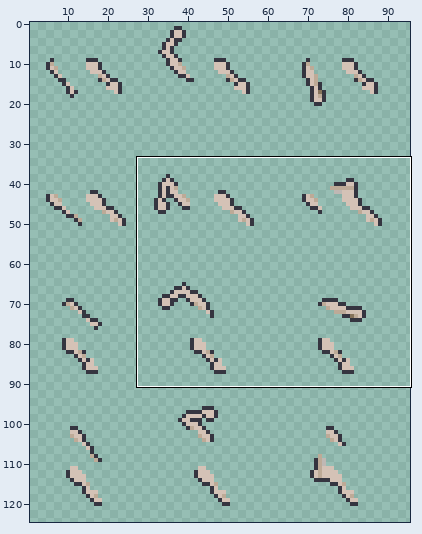
Pixel-art file -- Sprites/Player/Arms/player_arms.ase. Above, an overview of the earlier version with the close-up marked.
Close-up. Earlier state:
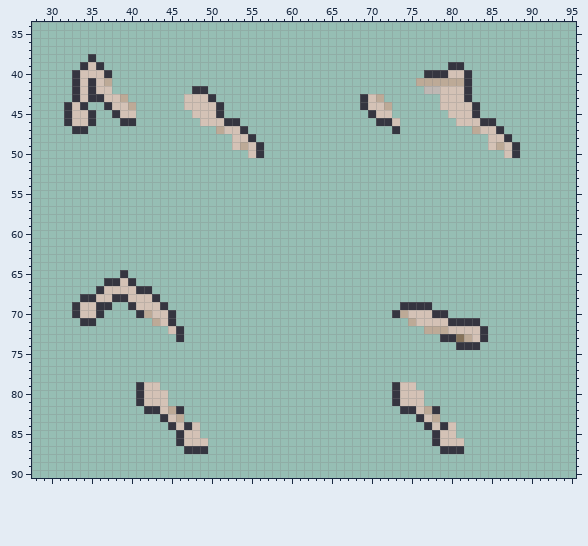
96x128 pixels, 1 frame. Shown: x 28..95, y 34..90. The wide view leaves out empty margins.
New version:
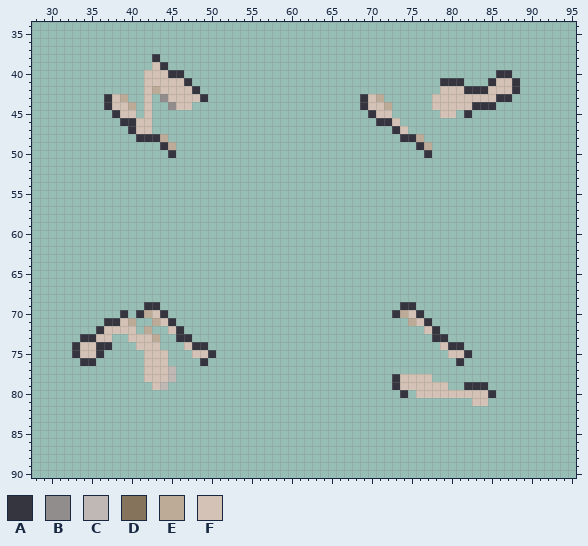
Palette (. is transparent): A #353540  B #918d8d  C #bfb8b4  D #86735b  E #bdaa97  F #d4c2b6
The edit:
Layers "Layer 4", "Layer 3":
y 38: x 35 A -> .; x 43 . -> A
y 39: x 34..36 AFA -> ...; x 43..44 .. -> FA; x 80..81 AA -> ..
y 40: x 33..37 AFFFA -> .....; x 42..46 ..... -> FFFAA; x 77..82 AAAFFA -> ......; x 86..87 .. -> AA
y 41: x 33..37 AFAFE -> .....; x 42..47 ...... -> FFFFFA; x 76..82 EEEEEEA -> ...AAA.; x 85..88 .... -> AFFA
y 42: x 33..37 AFAFF -> .....; x 42..47 ...... -> FEFFFF; x 49 A -> .; x 77..78 CC -> ..; x 83..88 ...... -> AAFFFA
y 43: x 33..37 AFAAF -> ....A; x 42 . -> F; x 44..46 ... -> BFF; x 49..50 FA -> A.; x 78 . -> F; x 82..87 A..... -> FFFFAA
y 44: x 32..34 AFA -> ...; x 42 . -> F; x 45..46 .. -> BF; x 48..51 FFFA -> ....; x 78 . -> F; x 84..85 .. -> AA
y 45: x 32..35 AFFA -> ....; x 42 . -> F; x 48..51 FFFA -> ....; x 79 . -> F; x 81..83 FFA -> .A.
y 46: x 32..35 AFFA -> ....; x 41..42 .. -> FF; x 49..53 FFFAA -> .....; x 81..85 FFFAA -> .....
y 47: x 33..34 AA -> ..; x 40..42 ... -> AFF; x 51..54 EFFA -> ....; x 74 . -> F; x 83..86 EFFA -> ....
y 48: x 41..44 .... -> AAAE; x 53..55 FFA -> ...; x 74..76 ... -> AAE; x 85..87 FFA -> ...
y 49: x 44..45 .. -> AE; x 53..56 FEFA -> ....; x 76..77 .. -> AE; x 85..88 FEFA -> ....
y 50: x 45 . -> A; x 55..56 FA -> ..; x 77 . -> A; x 87..88 FA -> ..
y 65: x 39 A -> .
y 66: x 37..40 AAFA -> ....
y 67: x 36..42 AFFFFAA -> .......
y 68: x 34..43 AAFFAAFFFA -> ..........
y 69: x 33..37 AFFAA -> .....; x 40..44 AFFFA -> ..AA.; x 76..77 AA -> ..
y 70: x 33..36 AFFA -> ....; x 39 . -> A; x 44..45 FA -> A.; x 76..79 FFAA -> A...
y 71: x 34..35 AA -> ..; x 37..40 .... -> AAFE; x 77..83 FFFAAAA -> A......
y 72: x 36..40 ..... -> AFFFF; x 42 . -> E; x 77..84 EEEFFFFA -> FA......
y 73: x 34..37 .... -> AAFF; x 40..43 .... -> FFFE; x 47 . -> A; x 78 . -> A; x 80..84 ADEFA -> .....
y 74: x 33..37 ..... -> AFFAA; x 41..43 ... -> FFF; x 47..49 ... -> FAA; x 79..80 .. -> FA; x 82..83 AA -> ..
y 75: x 33..36 .... -> AFFA; x 42..44 ... -> FFF; x 48..50 ... -> FFA; x 80..82 ... -> FFA
y 76: x 34..35 .. -> AA; x 42..44 ... -> FFF; x 49 . -> A; x 81 . -> A
y 77: x 42..45 .... -> FFFC
y 78: x 42..45 .... -> FFFC; x 73..77 ..... -> AFFFF
y 79: x 41..42 AF -> ..; x 44 . -> C; x 76..79 .... -> FFFF; x 82..84 ... -> AAA
y 80: x 41..44 AFFF -> ....; x 73..75 AFF -> .A.; x 77..85 ......... -> FFFFFFFFA
y 81: x 41..44 AFFF -> ....; x 73..76 AFFF -> ....; x 83..84 .. -> FF
y 82: x 42..46 AAFEA -> .....; x 74..78 AAFEA -> .....
y 83: x 44..46 AFE -> ...; x 76..78 AFE -> ...
y 84: x 45..48 AFAF -> ....; x 77..80 AFAF -> ....
y 85: x 46..48 AFF -> ...; x 78..80 AFF -> ...
y 86: x 46..49 AFFF -> ....; x 78..81 AFFF -> ....
y 87: x 47..49 AAA -> ...; x 79..81 AAA -> ...
